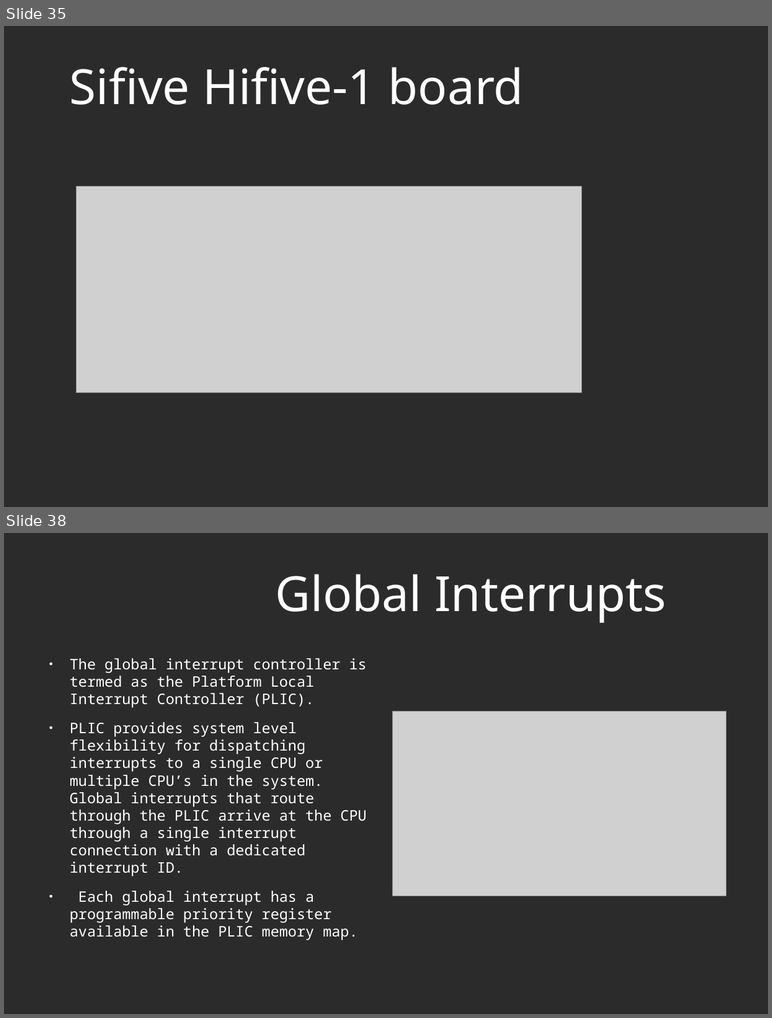
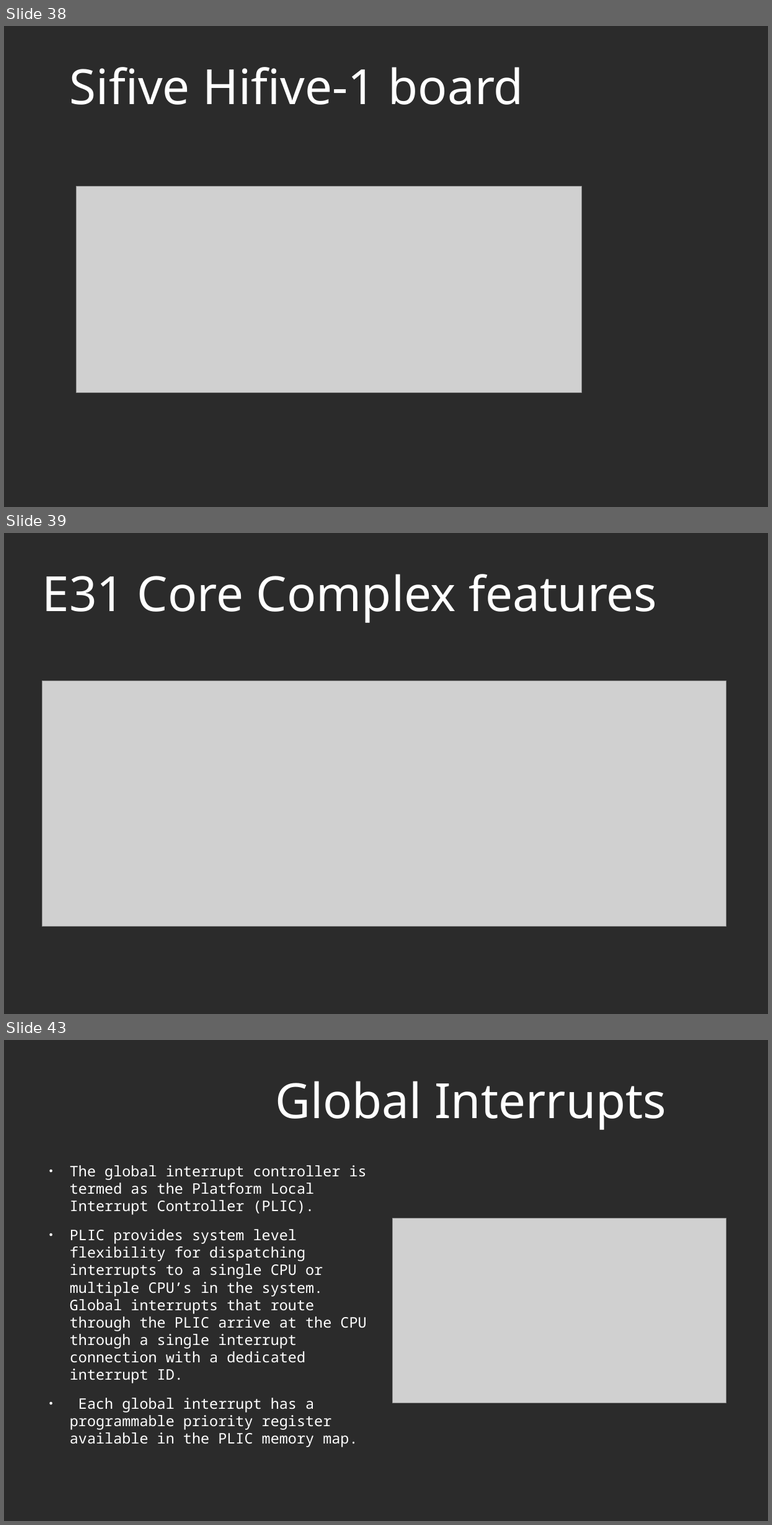
Before and after one commit to murthuja1708/desd_class, a slide deck: RISCV.odp. Shown one above the other, each under a label of ours: slides 35 and 38 before the commit, slides 38, 39 and 43 after it; the slides between them are not shown. The pictures are 772x1018 and 772x1525 pixels, drawn with LibreOffice and Linux fonts; fonts in the diff are those of the drawing; grey boxes stand for pictures; background and template pictures are left out; a plain dark background stands for a picture behind light text. Boxes give left, top, right and bottom in pixels: in the first picture for what was removed or moved away, otherwise in the second. Text is boxed around its words. In the diff, an @@ line names an element or a change of style, - is before the commit and + after.

```diff
--- a/RISCV.odp
+++ b/RISCV.odp
@@ slide 39 added at bbox=[4, 533, 768, 1014], background picture (left out) @@
@@ title added at bbox=[42, 574, 657, 623], 60 pt, text #FFFFFF @@
+E31 Core Complex features
@@ picture added at bbox=[42, 681, 726, 927] @@
@@ what was slide 35 is now slide 38 @@
@@ what was slide 38 is now slide 43 @@
```
Also in this commit, not shown: 31 slides changed, 4 other slides added, 1 other file.
